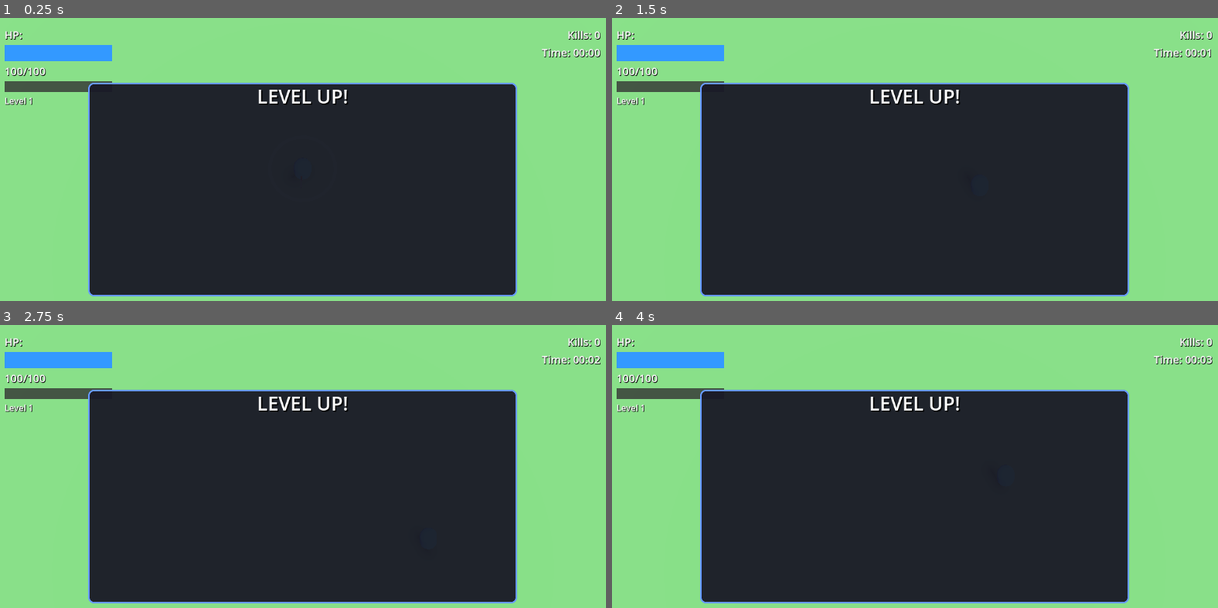
Above: before the commit, frames 1-4 (two rows, left to right).
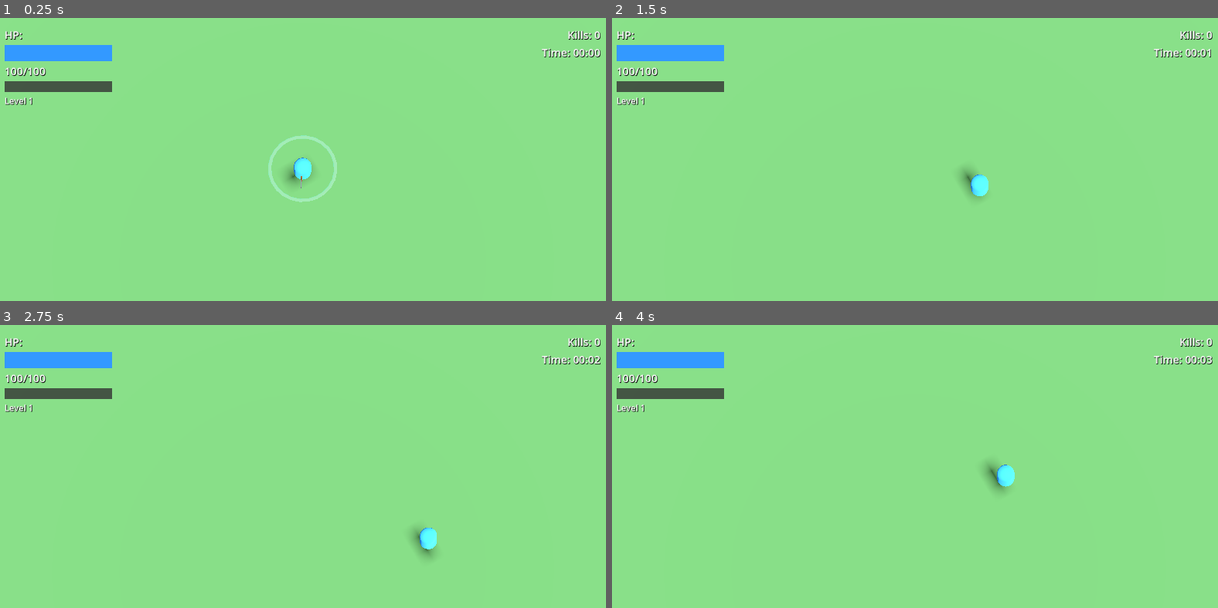
Above: after the commit, the same moments.

Repository: Matthew-Booth-Py/boopbop
Game: Godot game, scene res://scenes/main.tscn
Same seed, same stepped clock (60 frames per second), same inputs: the game is played once before the commit and once after it.
Inputs:
- Up to frame 1 (0.25 s): no input
- Up to frame 2 (1.5 s): hold Right (ui_right) 0.53-1.28 s; hold Down (ui_down) from 1.28 s (still down)
- Up to frame 3 (2.75 s): release Down (ui_down) at 2.03 s; hold Right (ui_right) from 2.03 s (still down)
- Up to frame 4 (4 s): release Right (ui_right) at 2.78 s; hold Up (ui_up) 2.78-3.53 s; hold Left (ui_left) from 3.53 s (still down)

The runs differ from the first frame. In frame 1, 53% of the frame differs, in the area x 14-86%, y 22-99%; in frame 2, 53%; in frame 3, 53%; in frame 4, 53%.
Error before the commit: Parse Error: Preload file "res://scenes/upgrade_button.tscn" does not exist. (res://scripts/level_up_ui.gd:9)

Commit message:
working game

Diff:
--- a/project.godot
+++ b/project.godot
@@ -20,6 +20,42 @@
 UpgradeManager="*res://scripts/upgrade_manager.gd"
 GameManager="*res://scripts/game_manager.gd"
 
+[input]
+
+ui_left={
+"deadzone": 0.5,
+"events": [Object(InputEventKey,"resource_local_to_scene":false,"resource_name":"","device":0,"window_id":0,"alt_pressed":false,"shift_pressed":false,"ctrl_pressed":false,"meta_pressed":false,"pressed":false,"keycode":4194319,"physical_keycode":0,"key_label":0,"unicode":0,"location":0,"echo":false,"script":null)
+, Object(InputEventJoypadButton,"resource_local_to_scene":false,"resource_name":"","device":0,"button_index":13,"pressure":0.0,"pressed":false,"script":null)
+, Object(InputEventJoypadMotion,"resource_local_to_scene":false,"resource_name":"","device":0,"axis":0,"axis_value":-1.0,"script":null)
+, Object(InputEventKey,"resource_local_to_scene":false,"resource_name":"","device":0,"window_id":0,"alt_pressed":false,"shift_pressed":false,"ctrl_pressed":false,"meta_pressed":false,"pressed":false,"keycode":0,"physical_keycode":65,"key_label":0,"unicode":0,"location":0,"echo":false,"script":null)
+]
+}
+ui_right={
+"deadzone": 0.5,
+"events": [Object(InputEventKey,"resource_local_to_scene":false,"resource_name":"","device":0,"window_id":0,"alt_pressed":false,"shift_pressed":false,"ctrl_pressed":false,"meta_pressed":false,"pressed":false,"keycode":4194321,"physical_keycode":0,"key_label":0,"unicode":0,"location":0,"echo":false,"script":null)
+, Object(InputEventJoypadButton,"resource_local_to_scene":false,"resource_name":"","device":0,"button_index":14,"pressure":0.0,"pressed":false,"script":null)
+, Object(InputEventJoypadMotion,"resource_local_to_scene":false,"resource_name":"","device":0,"axis":0,"axis_value":1.0,"script":null)
+, Object(InputEventKey,"resource_local_to_scene":false,"resource_name":"","device":0,"window_id":0,"alt_pressed":false,"shift_pressed":true,"ctrl_pressed":false,"meta_pressed":false,"pressed":false,"keycode":0,"physical_keycode":68,"key_label":0,"unicode":0,"location":0,"echo":false,"script":null)
+, Object(InputEventKey,"resource_local_to_scene":false,"resource_name":"","device":0,"window_id":0,"alt_pressed":false,"shift_pressed":false,"ctrl_pressed":false,"meta_pressed":false,"pressed":false,"keycode":0,"physical_keycode":68,"key_label":0,"unicode":0,"location":0,"echo":false,"script":null)
+]
+}
+ui_up={
+"deadzone": 0.5,
+"events": [Object(InputEventKey,"resource_local_to_scene":false,"resource_name":"","device":0,"window_id":0,"alt_pressed":false,"shift_pressed":false,"ctrl_pressed":false,"meta_pressed":false,"pressed":false,"keycode":4194320,"physical_keycode":0,"key_label":0,"unicode":0,"location":0,"echo":false,"script":null)
+, Object(InputEventJoypadButton,"resource_local_to_scene":false,"resource_name":"","device":0,"button_index":11,"pressure":0.0,"pressed":false,"script":null)
+, Object(InputEventJoypadMotion,"resource_local_to_scene":false,"resource_name":"","device":0,"axis":1,"axis_value":-1.0,"script":null)
+, Object(InputEventKey,"resource_local_to_scene":false,"resource_name":"","device":0,"window_id":0,"alt_pressed":false,"shift_pressed":false,"ctrl_pressed":false,"meta_pressed":false,"pressed":false,"keycode":0,"physical_keycode":87,"key_label":0,"unicode":0,"location":0,"echo":false,"script":null)
+]
+}
+ui_down={
+"deadzone": 0.5,
+"events": [Object(InputEventKey,"resource_local_to_scene":false,"resource_name":"","device":0,"window_id":0,"alt_pressed":false,"shift_pressed":false,"ctrl_pressed":false,"meta_pressed":false,"pressed":false,"keycode":4194322,"physical_keycode":0,"key_label":0,"unicode":0,"location":0,"echo":false,"script":null)
+, Object(InputEventJoypadButton,"resource_local_to_scene":false,"resource_name":"","device":0,"button_index":12,"pressure":0.0,"pressed":false,"script":null)
+, Object(InputEventJoypadMotion,"resource_local_to_scene":false,"resource_name":"","device":0,"axis":1,"axis_value":1.0,"script":null)
+, Object(InputEventKey,"resource_local_to_scene":false,"resource_name":"","device":0,"window_id":0,"alt_pressed":false,"shift_pressed":false,"ctrl_pressed":false,"meta_pressed":false,"pressed":false,"keycode":0,"physical_keycode":83,"key_label":0,"unicode":0,"location":0,"echo":false,"script":null)
+]
+}
+
 [layer_names]
 
 3d_physics/layer_1="Player"
--- a/scripts/level_up_ui.gd
+++ b/scripts/level_up_ui.gd
@@ -6,7 +6,6 @@
 @onready var title_label: Label = $Panel/VBoxContainer/TitleLabel
 @onready var upgrade_container: HBoxContainer = $Panel/VBoxContainer/UpgradeContainer
 
-var upgrade_button_scene: PackedScene = preload("res://scenes/upgrade_button.tscn")
 var current_upgrades: Array = []
 var player: Node = null
 
